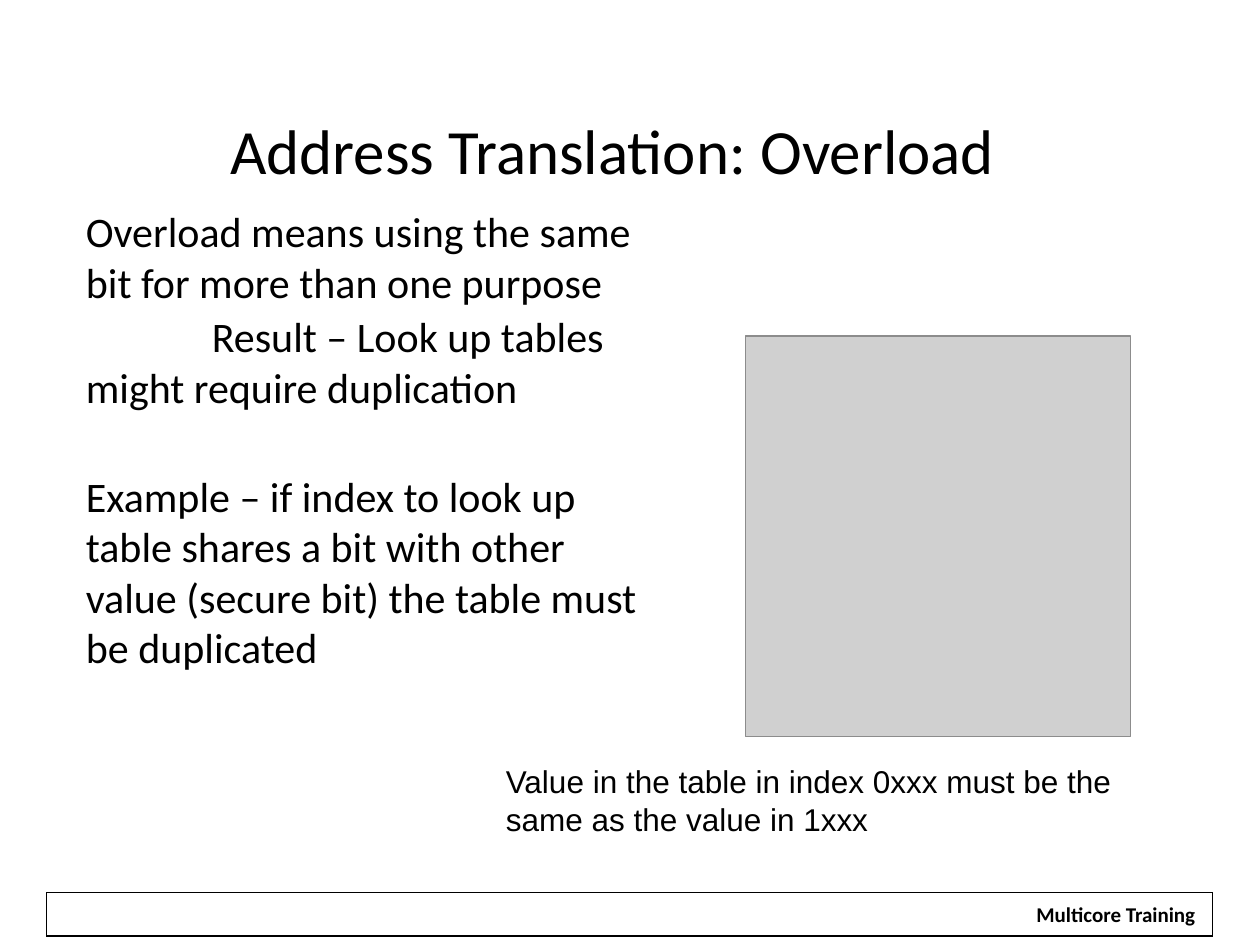
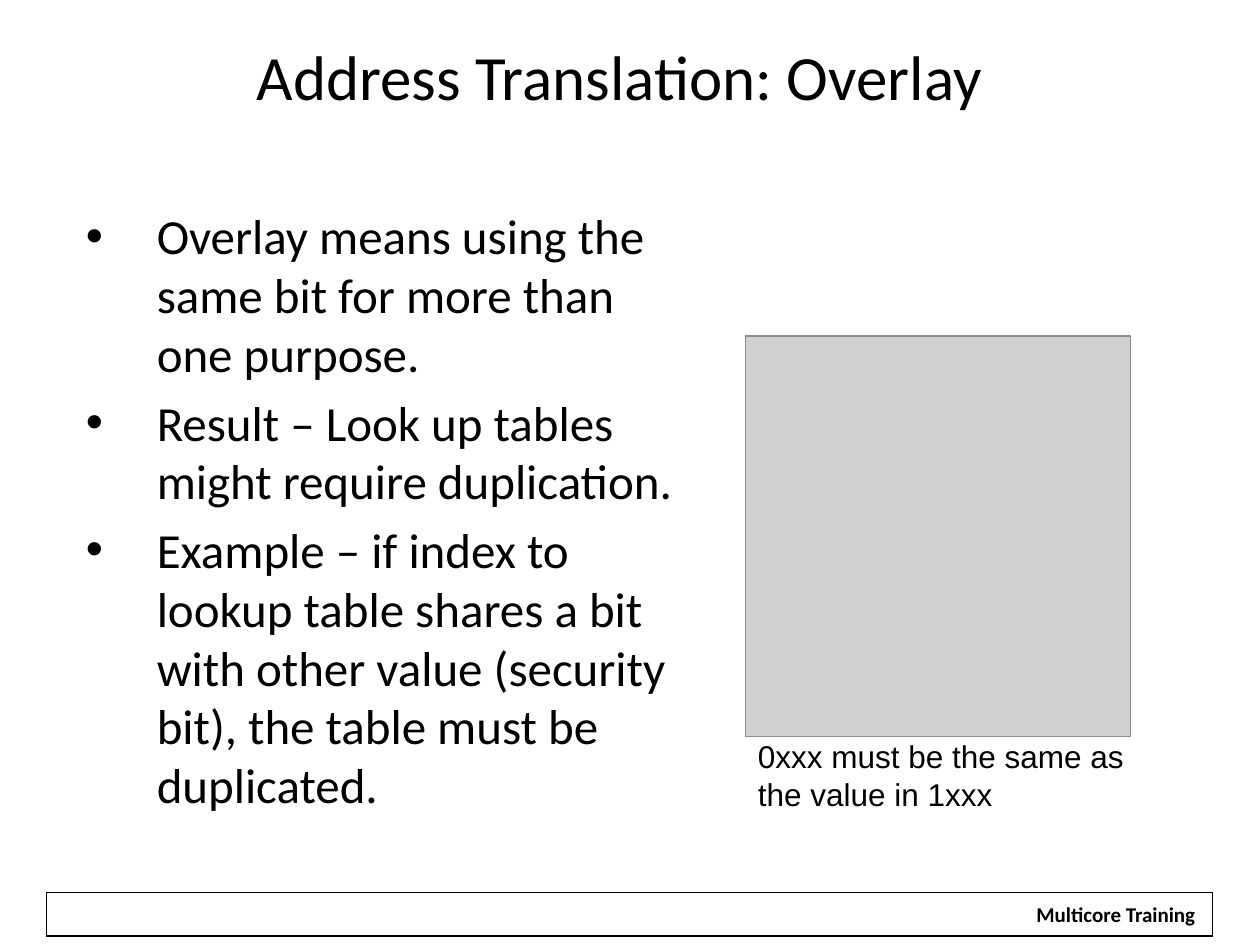
Before and after one commit to hari1989/keystone-workshop, a slide deck: slide 19 of slides/Intro to Hyperlink.pptx (slide 17 before the commit). Drawn at 1260x945 pixels with LibreOffice and Linux fonts; fonts in the diff are those of the drawing; grey boxes stand for pictures; background and template pictures are left out. Boxes give left, top, right and bottom in pixels: in the first picture for what was removed or moved away, otherwise in the second. Text is boxed around its words. In the diff, an @@ line names an element or a change of style, - is before the commit and + after.

```diff
--- a/slides/Intro to Hyperlink.pptx
+++ b/slides/Intro to Hyperlink.pptx
@@ text at [257,56,982,110]: text changed @@
-Address Translation: Overload
+Address Translation: Overlay
@@ text at [157,220,672,811]: text changed; size 24 to 28 pt @@
-Overload means using the same bit for more than one purpose
-Result – Look up tables might require duplication
-Example – if index to look up table shares a bit with other value (secure bit) the table must be duplicated
+• Overlay means using the same bit for more than one purpose.
+• Result – Look up tables might require duplication.
+• Example – if index to lookup table shares a bit with other value (security bit), the table must be duplicated.
@@ text "Value in the table in ..." rewrapped from [506,770,1111,832] to [758,702,1123,807] @@
```
Also in this commit, not shown: 45 other slides changed, 3 slides added, 1 slide removed.
